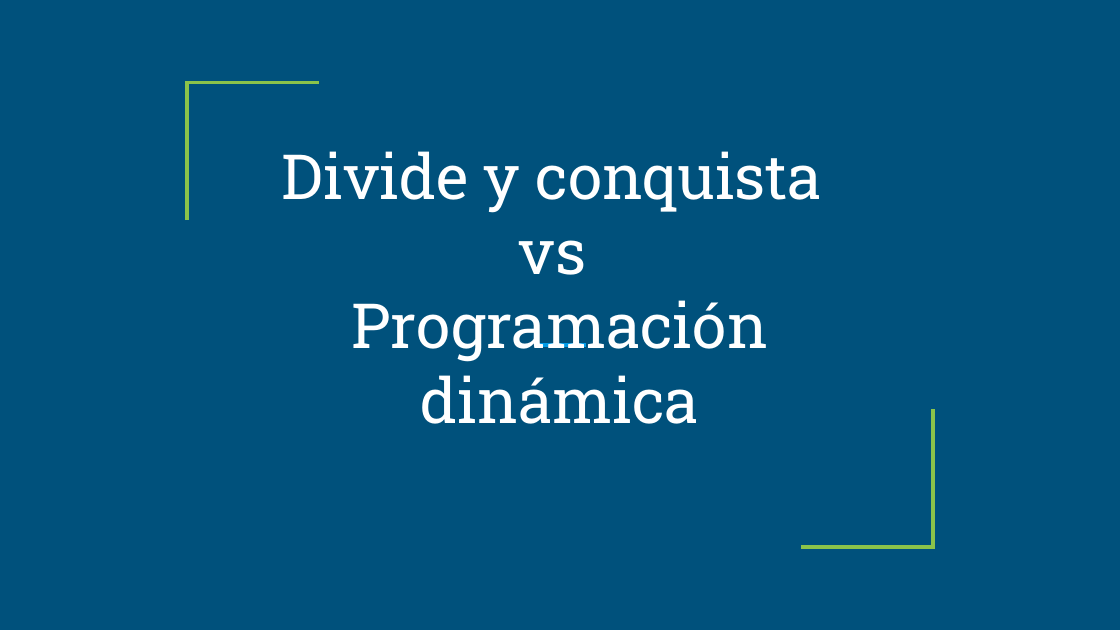
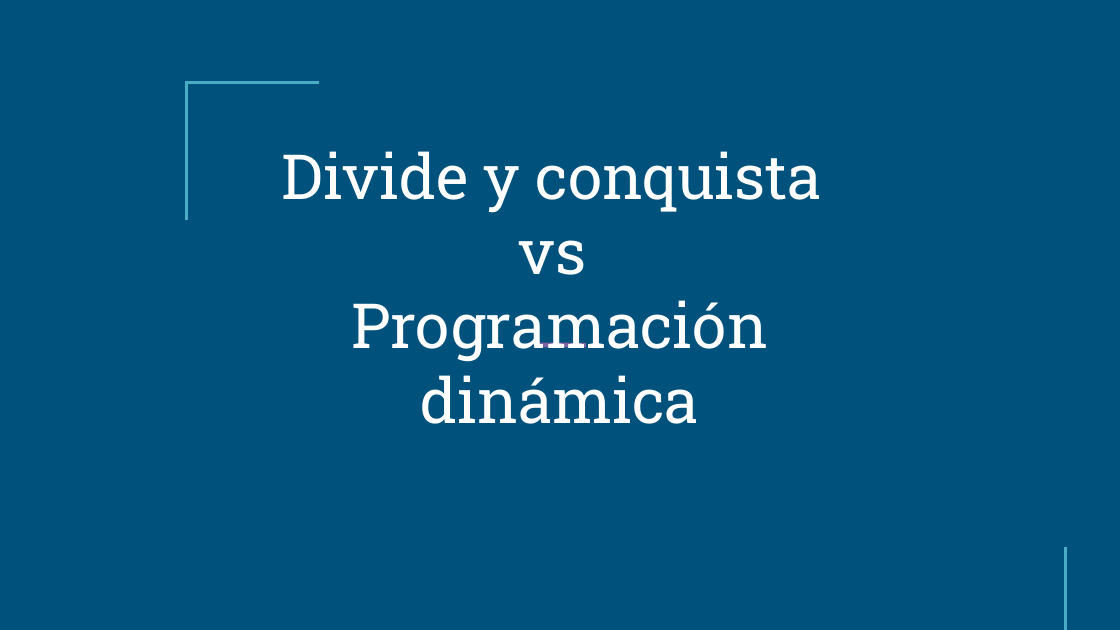
Before and after one commit to sebas-mora28/Algoritmos-Estructuras-Datos-II, a slide deck: slide 1 of Diseño-Algoritmos/Programación-Dinámica/Experiencia.pptx. Drawn at 1120x630 pixels with LibreOffice and Linux fonts; fonts in the diff are those of the drawing. Boxes give left, top, right and bottom in pixels: in the first picture for what was removed or moved away, otherwise in the second. Text is boxed around its words. In the diff, an @@ line names an element or a change of style, - is before the commit and + after.

```diff
--- a/Diseño-Algoritmos/Programación-Dinámica/Experiencia.pptx
+++ b/Diseño-Algoritmos/Programación-Dinámica/Experiencia.pptx
@@ freeform shape at (x1=187, y1=83, x2=319, y2=221): outline #8BC34A 2.25 pt to #4BACC6 2.24 pt @@
@@ text at (x1=282, y1=151, x2=822, y2=424): text changed @@
-Divide y conquista
-vs
-Programación dinámica
+Divide y conquista
+vs
+Programación dinámica
@@ line removed from (534, 345) to (586, 345) @@
@@ freeform shape added at (x1=534, y1=345, x2=586, y2=345), outline #8064A2 3 pt @@
@@ freeform shape removed at (x1=801, y1=410, x2=933, y2=548) @@
@@ freeform shape added at (x1=933, y1=548, x2=1065, y2=630), outline #4BACC6 2.24 pt @@
```
Also in this commit, not shown: 3 other slides changed, 1 other file.
